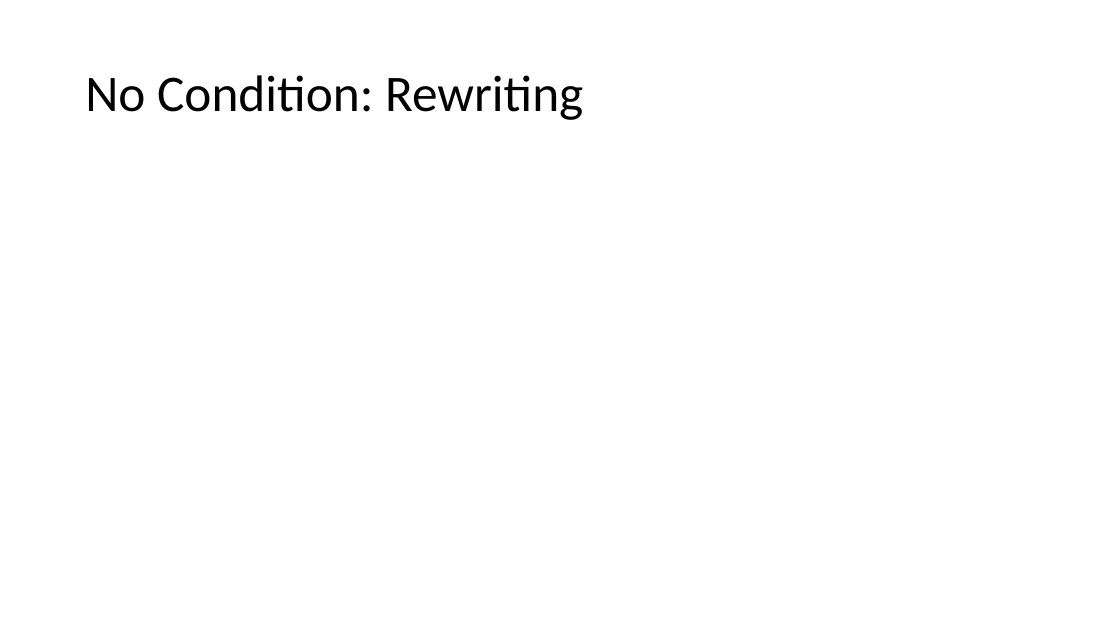
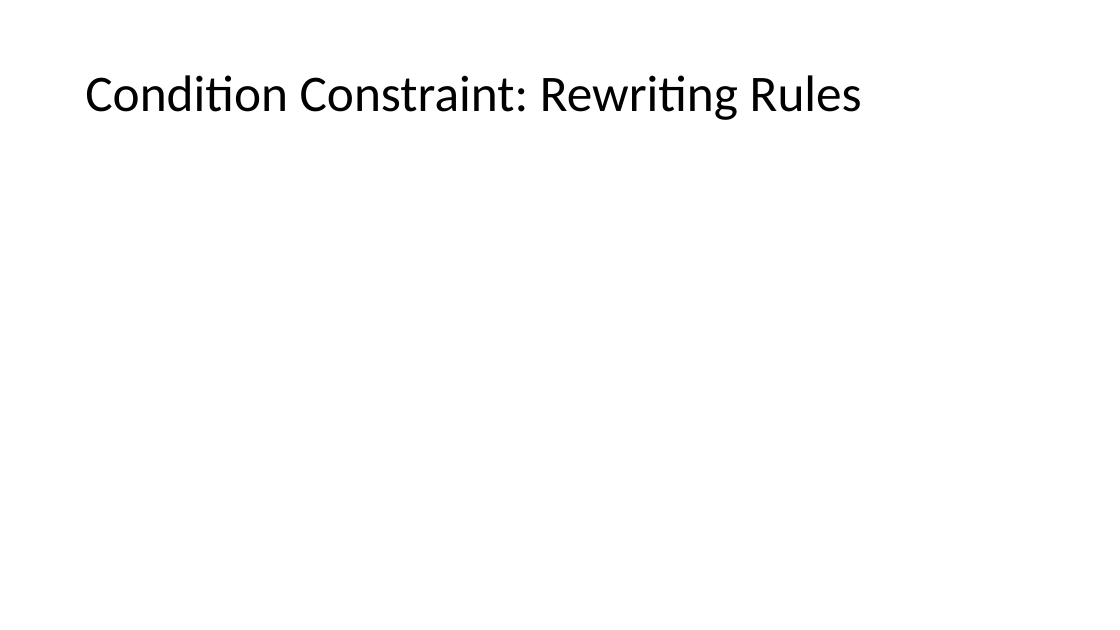
Before and after one commit to Aimenel/MT, a slide deck: slide 26 of presentations/Final Presentation/Final.pptx. Drawn at 1120x630 pixels with LibreOffice and Linux fonts; fonts in the diff are those of the drawing; grey boxes stand for pictures. Boxes give left, top, right and bottom in pixels: in the first picture for what was removed or moved away, otherwise in the second. Text is boxed around its words. In the diff, an @@ line names an element or a change of style, - is before the commit and + after.

```diff
--- a/presentations/Final Presentation/Final.pptx
+++ b/presentations/Final Presentation/Final.pptx
@@ title at (85, 75, 862, 120): text changed @@
-No Condition: Rewriting
+Condition Constraint: Rewriting Rules
```
Also in this commit, not shown: 2 other slides changed, 1 slide added, 1 slide removed, 1 other file.
